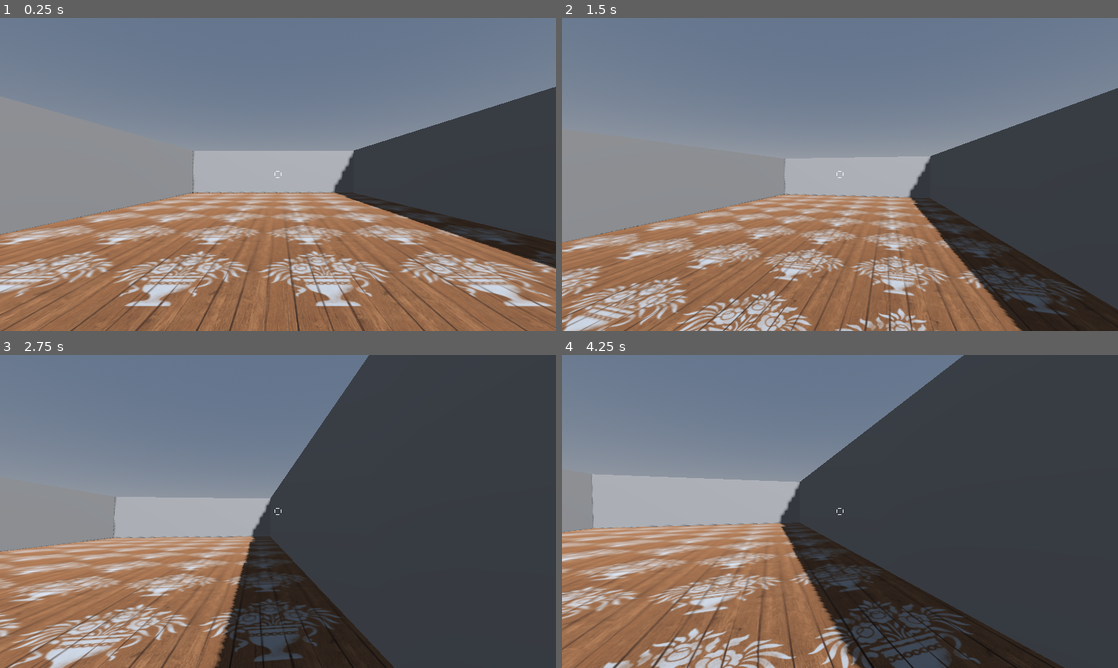
Above: before the commit, frames 1-4 (two rows, left to right).
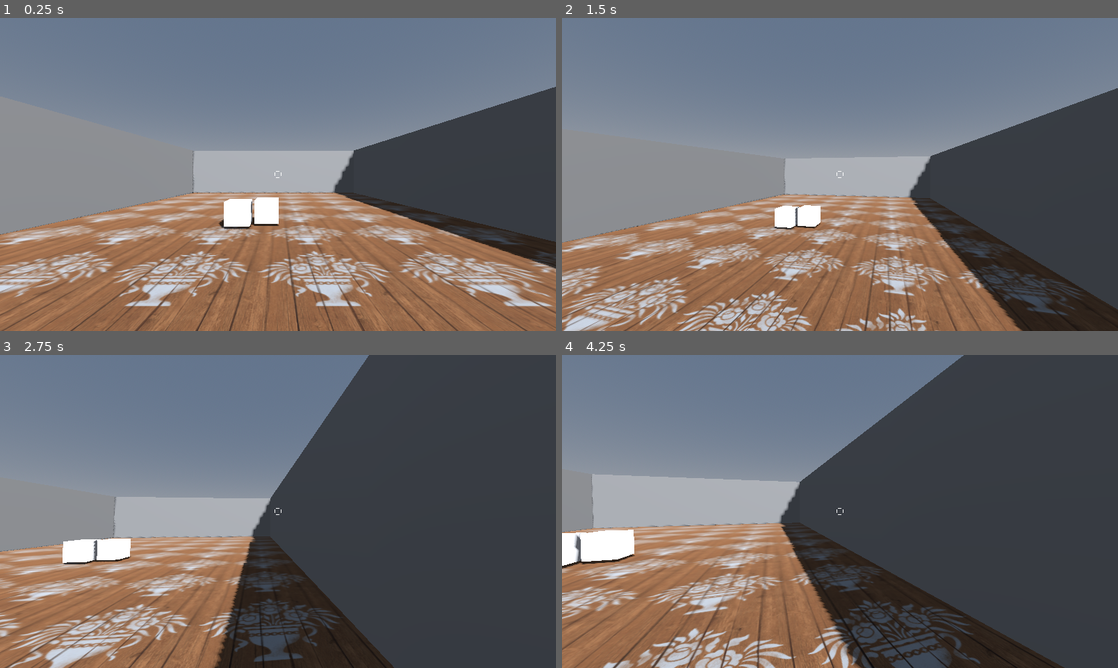
Above: after the commit, the same moments.

Repository: PetroMelnykW/StudentSimulator
Game: Godot game, scene res://scenes/main.tscn
Two runs of this game, one before a commit and one after it. Both use one fixed random seed, a clock stepped at 60 frames per second and the inputs below.
Inputs (mouse positions are in pixels of both pictures, inside the frame that each line leads up to):
- Up to frame 1 (0.25 s): no input
- Up to frame 2 (1.5 s): move the mouse to (867, 174) at 0.52 s; hold D (walk_right) 0.53-1.28 s; tap E (interact, bound only after the commit) at 0.6 s; tap Space (jump) at 0.77 s; move the mouse to (812, 174) at 1.27 s; hold S (walk_back) from 1.28 s (still down); tap Shift (run) at 1.35 s
- Up to frame 3 (2.75 s): tap Space (jump) at 1.52 s; tap E (interact, bound only after the commit) at 1.55, 2.3 s; move the mouse to (289, 505) at 2.02 s; release S (walk_back) at 2.03 s; hold D (walk_right) from 2.03 s (still down); hold W (walk_front) from 2.03 s (still down)
- Up to frame 4 (4.25 s): move the mouse to (834, 517) at 2.77 s; release W (walk_front) at 2.78 s; tap E (interact, bound only after the commit) at 2.85, 3.6 s; tap Space (jump) at 3.02, 3.77 s; move the mouse to (878, 514) at 3.52 s; release D (walk_right) at 3.53 s; hold A (walk_left) from 3.53 s (still down)

The runs differ from the first frame. In frame 1, 0.9% of the frame differs, in the area x 39-51%, y 57-68%; in frame 2, 0.6%; in frame 3, 0.9%; in frame 4, 1.3%, in the area x 0-14%, y 55-69%.

Commit message:
Created player interact system

Diff:
--- /dev/null
+++ b/materials/shader_materials/outline_shader.tres
@@ -0,0 +1,31 @@
+[gd_resource type="ShaderMaterial" load_steps=2 format=3 uid="uid://che12idocard0"]
+
+[sub_resource type="Shader" id="Shader_uy1tq"]
+resource_local_to_scene = true
+code = "shader_type spatial;
+render_mode unshaded, cull_front;
+
+uniform bool enable = true;
+uniform float outline_thickness = 0.01;
+uniform vec4 color : source_color  = vec4(0.0);
+
+void vertex() {
+	if (enable) {
+		VERTEX += normalize(VERTEX) * outline_thickness;
+	}
+}
+
+void fragment() {
+	if (enable) {
+		ALBEDO = color.rgb;
+		ALPHA = color.a;
+	}
+}"
+
+[resource]
+resource_local_to_scene = true
+render_priority = 0
+shader = SubResource("Shader_uy1tq")
+shader_parameter/enable = false
+shader_parameter/outline_thickness = 0.04
+shader_parameter/color = Color(0.529412, 0.756863, 0.901961, 1)
--- a/project.godot
+++ b/project.godot
@@ -62,8 +62,14 @@
 "events": [Object(InputEventKey,"resource_local_to_scene":false,"resource_name":"","device":-1,"window_id":0,"alt_press …(182 unchanged characters)…
 ]
 }
+interact={
+"deadzone": 0.5,
+"events": [Object(InputEventKey,"resource_local_to_scene":false,"resource_name":"","device":-1,"window_id":0,"alt_pressed":false,"shift_pressed":false,"ctrl_pressed":false,"meta_pressed":false,"pressed":false,"keycode":0,"physical_keycode":69,"key_label":0,"unicode":101,"echo":false,"script":null)
+]
+}
 
 [layer_names]
 
 3d_physics/layer_1="Enviroment"
 3d_physics/layer_2="Player"
+3d_physics/layer_3="Interactables"
--- /dev/null
+++ b/scenes/interactable_objects/test_interatable_cube.tscn
@@ -0,0 +1,51 @@
+[gd_scene load_steps=8 format=3 uid="uid://blbtngiyke8a7"]
+
+[ext_resource type="Material" uid="uid://che12idocard0" path="res://materials/shader_materials/outline_shader.tres" id="1_h4yob"]
+[ext_resource type="PackedScene" uid="uid://dsqdhouiy102q" path="res://scenes/interface_nodes/interactable.tscn" id="2_isnug"]
+
+[sub_resource type="GDScript" id="GDScript_vw6og"]
+script/source = "extends StaticBody3D
+
+@onready var meshInstance3D : MeshInstance3D = $MeshInstance3D
+
+func _on_interactable_focused() -> void:
+	meshInstance3D.mesh.surface_get_material(0).next_pass.set_shader_parameter(\"enable\", true)
+
+func _on_interactable_unfocused() -> void:
+	meshInstance3D.mesh.surface_get_material(0).next_pass.set_shader_parameter(\"enable\", false)
+
+func _on_interactable_interacted(interacter : Player) -> void:
+	print(name, \"was interacted by\" , interacter.name)
+"
+
+[sub_resource type="BoxShape3D" id="BoxShape3D_hrvwn"]
+
+[sub_resource type="StandardMaterial3D" id="StandardMaterial3D_7j7cv"]
+resource_local_to_scene = true
+next_pass = ExtResource("1_h4yob")
+
+[sub_resource type="BoxMesh" id="BoxMesh_l656n"]
+resource_local_to_scene = true
+material = SubResource("StandardMaterial3D_7j7cv")
+
+[sub_resource type="BoxShape3D" id="BoxShape3D_op3ly"]
+
+[node name="TestInteratableCube" type="StaticBody3D"]
+script = SubResource("GDScript_vw6og")
+
+[node name="CollisionShape3D" type="CollisionShape3D" parent="."]
+shape = SubResource("BoxShape3D_hrvwn")
+
+[node name="MeshInstance3D" type="MeshInstance3D" parent="."]
+mesh = SubResource("BoxMesh_l656n")
+
+[node name="Interactable" parent="." instance=ExtResource("2_isnug")]
+object_name = "TestCube"
+object_description = "Some Description"
+
+[node name="CollisionShape3D" type="CollisionShape3D" parent="Interactable"]
+shape = SubResource("BoxShape3D_op3ly")
+
+[connection signal="focused" from="Interactable" to="." method="_on_interactable_focused"]
+[connection signal="interacted" from="Interactable" to="." method="_on_interactable_interacted"]
+[connection signal="unfocused" from="Interactable" to="." method="_on_interactable_unfocused"]
--- /dev/null
+++ b/scenes/interface_nodes/interactable.tscn
@@ -0,0 +1,9 @@
+[gd_scene load_steps=2 format=3 uid="uid://dsqdhouiy102q"]
+
+[ext_resource type="Script" path="res://scripts/interface_nodes/interactable.gd" id="1_k4duq"]
+
+[node name="Interactable" type="Area3D"]
+collision_layer = 4
+collision_mask = 0
+monitoring = false
+script = ExtResource("1_k4duq")
--- a/scenes/player/player.tscn
+++ b/scenes/player/player.tscn
@@ -1,7 +1,8 @@
-[gd_scene load_steps=5 format=3 uid="uid://cn8hnpa52k4l3"]
+[gd_scene load_steps=6 format=3 uid="uid://cn8hnpa52k4l3"]
 
 [ext_resource type="Script" path="res://scripts/player/player.gd" id="1_lq20q"]
 [ext_resource type="Script" path="res://scripts/player/camera_control.gd" id="2_cd6t1"]
+[ext_resource type="Script" path="res://scripts/player/interact_ray.gd" id="3_8x4dw"]
 [ext_resource type="PackedScene" uid="uid://dkpt0qjfyyp54" path="res://scenes/ui/player_ui.tscn" id="3_hthig"]
 
 [sub_resource type="CapsuleShape3D" id="CapsuleShape3D_rme7s"]
@@ -21,6 +22,19 @@
 transform = Transform3D(1, 0, 0, 0, 1, 0, 0, 0, 1, 0, 0.7, 0)
 script = ExtResource("2_cd6t1")
 
+[node name="InteractRay" type="RayCast3D" parent="PlayerCamera" node_paths=PackedStringArray("_player", "_name_panel", "_name_label", "_description_panel", "_description_label", "_interact_button_tip")]
+target_position = Vector3(0, 0, -4)
+collision_mask = 4
+collide_with_areas = true
+collide_with_bodies = false
+script = ExtResource("3_8x4dw")
+_player = NodePath("../..")
+_name_panel = NodePath("../../PlayerUI/InteractableInfoUI/NamePanel")
+_name_label = NodePath("../../PlayerUI/InteractableInfoUI/NamePanel/Label")
+_description_panel = NodePath("../../PlayerUI/InteractableInfoUI/DescriptionPanel")
+_description_label = NodePath("../../PlayerUI/InteractableInfoUI/DescriptionPanel/Label")
+_interact_button_tip = NodePath("../../PlayerUI/InteractableInfoUI/InteractButtonTipPanel")
+
 [node name="GroundedRay" type="RayCast3D" parent="."]
 target_position = Vector3(0, -1.5, 0)
 
--- a/scenes/rooms/test_room.tscn
+++ b/scenes/rooms/test_room.tscn
@@ -1,8 +1,9 @@
-[gd_scene load_steps=15 format=3 uid="uid://dij6ajyuubjvp"]
+[gd_scene load_steps=24 format=3 uid="uid://dij6ajyuubjvp"]
 
 [ext_resource type="Texture2D" uid="uid://c7kmts7di2dwg" path="res://assets/textures/floor/test_floor_texture.jpg" id="1_h5ntv"]
 [ext_resource type="PackedScene" uid="uid://cn8hnpa52k4l3" path="res://scenes/player/player.tscn" id="1_k0plw"]
 [ext_resource type="PhysicsMaterial" uid="uid://cplha4jwcmqqx" path="res://materials/physics_materials/enviroment/wall_physics_material.tres" id="2_d2o12"]
+[ext_resource type="PackedScene" uid="uid://blbtngiyke8a7" path="res://scenes/interactable_objects/test_interatable_cube.tscn" id="4_nfl2v"]
 
 [sub_resource type="StandardMaterial3D" id="StandardMaterial3D_c8bog"]
 albedo_texture = ExtResource("1_h5ntv")
@@ -38,6 +39,82 @@
 
 [sub_resource type="BoxShape3D" id="BoxShape3D_xxvja"]
 size = Vector3(19, 5, 1)
+
+[sub_resource type="Shader" id="Shader_ky8rk"]
+resource_local_to_scene = true
+code = "shader_type spatial;
+render_mode unshaded, cull_front;
+
+uniform bool enable = true;
+uniform float outline_thickness = 0.01;
+uniform vec4 color : source_color  = vec4(0.0);
+
+void vertex() {
+	if (enable) {
+		VERTEX += normalize(VERTEX) * outline_thickness;
+	}
+}
+
+void fragment() {
+	if (enable) {
+		ALBEDO = color.rgb;
+		ALPHA = color.a;
+	}
+}"
+
+[sub_resource type="ShaderMaterial" id="ShaderMaterial_hmv6a"]
+resource_local_to_scene = true
+render_priority = 0
+shader = SubResource("Shader_ky8rk")
+shader_parameter/enable = false
+shader_parameter/outline_thickness = 0.04
+shader_parameter/color = Color(0.529412, 0.756863, 0.901961, 1)
+
+[sub_resource type="StandardMaterial3D" id="StandardMaterial3D_ahd1m"]
+resource_local_to_scene = true
+next_pass = SubResource("ShaderMaterial_hmv6a")
+
+[sub_resource type="BoxMesh" id="BoxMesh_67eon"]
+resource_local_to_scene = true
+material = SubResource("StandardMaterial3D_ahd1m")
+
+[sub_resource type="Shader" id="Shader_ujuwr"]
+resource_local_to_scene = true
+code = "shader_type spatial;
+render_mode unshaded, cull_front;
+
+uniform bool enable = true;
+uniform float outline_thickness = 0.01;
+uniform vec4 color : source_color  = vec4(0.0);
+
+void vertex() {
+	if (enable) {
+		VERTEX += normalize(VERTEX) * outline_thickness;
+	}
+}
+
+void fragment() {
+	if (enable) {
+		ALBEDO = color.rgb;
+		ALPHA = color.a;
+	}
+}"
+
+[sub_resource type="ShaderMaterial" id="ShaderMaterial_xqak3"]
+resource_local_to_scene = true
+render_priority = 0
+shader = SubResource("Shader_ujuwr")
+shader_parameter/enable = false
+shader_parameter/outline_thickness = 0.04
+shader_parameter/color = Color(0.529412, 0.756863, 0.901961, 1)
+
+[sub_resource type="StandardMaterial3D" id="StandardMaterial3D_0ils0"]
+resource_local_to_scene = true
+next_pass = SubResource("ShaderMaterial_xqak3")
+
+[sub_resource type="BoxMesh" id="BoxMesh_c2xf2"]
+resource_local_to_scene = true
+material = SubResource("StandardMaterial3D_0ils0")
 
 [node name="TestRoom" type="Node3D"]
 
@@ -96,3 +173,27 @@
 
 [node name="Player" parent="." instance=ExtResource("1_k0plw")]
 transform = Transform3D(1, 0, 0, 0, 1, 0, 0, 0, 1, 0.54682, 1.75709, 0.0787112)
+
+[node name="TestInteratableCube" parent="." instance=ExtResource("4_nfl2v")]
+transform = Transform3D(1, 0, 0, 0, 1, 0, 0, 0, 1, 0.0634172, 0.58944, -9.02727)
+
+[node name="MeshInstance3D" parent="TestInteratableCube" index="1"]
+mesh = SubResource("BoxMesh_67eon")
+
+[node name="Interactable" parent="TestInteratableCube" index="2"]
+is_can_interacted = false
+
+[node name="TestInteratableCube2" parent="." instance=ExtResource("4_nfl2v")]
+transform = Transform3D(1, 0, 0, 0, 1, 0, 0, 0, 1, -1.09884, 0.58944, -8.53883)
+
+[node name="MeshInstance3D" parent="TestInteratableCube2" index="1"]
+mesh = SubResource("BoxMesh_c2xf2")
+
+[node name="Interactable" parent="TestInteratableCube2" index="2"]
+is_can_interacted = false
+is_show_name_info = false
+object_name = "TestCube2"
+object_description = "Some Description 22"
+
+[editable path="TestInteratableCube"]
+[editable path="TestInteratableCube2"]
--- /dev/null
+++ b/scenes/ui/interactable_info_ui.tscn
@@ -0,0 +1,63 @@
+[gd_scene format=3 uid="uid://dov5i3renx7ay"]
+
+[node name="InteractableInfoUI" type="Control"]
+layout_mode = 3
+anchors_preset = 15
+anchor_right = 1.0
+anchor_bottom = 1.0
+grow_horizontal = 2
+grow_vertical = 2
+
+[node name="DescriptionPanel" type="ColorRect" parent="."]
+visible = false
+custom_minimum_size = Vector2(300, 70)
+layout_mode = 2
+offset_left = 490.0
+offset_top = 15.0
+offset_right = 790.0
+offset_bottom = 85.0
+color = Color(0.345098, 0.345098, 0.345098, 0.588235)
+
+[node name="Label" type="Label" parent="DescriptionPanel"]
+layout_mode = 0
+offset_right = 300.0
+offset_bottom = 70.0
+text = "Description
+"
+horizontal_alignment = 1
+vertical_alignment = 1
+
+[node name="NamePanel" type="ColorRect" parent="."]
+visible = false
+custom_minimum_size = Vector2(120, 30)
+layout_mode = 2
+offset_left = 580.0
+offset_top = 300.0
+offset_right = 700.0
+offset_bottom = 330.0
+color = Color(0.345098, 0.345098, 0.345098, 0.588235)
+
+[node name="Label" type="Label" parent="NamePanel"]
+offset_right = 120.0
+offset_bottom = 30.0
+text = "Name"
+horizontal_alignment = 1
+vertical_alignment = 1
+
+[node name="InteractButtonTipPanel" type="ColorRect" parent="."]
+visible = false
+custom_minimum_size = Vector2(180, 30)
+layout_mode = 2
+offset_left = 550.0
+offset_top = 650.0
+offset_right = 730.0
+offset_bottom = 700.0
+color = Color(0.345098, 0.345098, 0.345098, 0.588235)
+
+[node name="Label" type="Label" parent="InteractButtonTipPanel"]
+offset_right = 180.0
+offset_bottom = 49.0
+text = "Press \"E\" to interact"
+horizontal_alignment = 1
+vertical_alignment = 1
+metadata/_edit_lock_ = true
--- a/scenes/ui/player_ui.tscn
+++ b/scenes/ui/player_ui.tscn
@@ -1,7 +1,10 @@
-[gd_scene load_steps=2 format=3 uid="uid://dkpt0qjfyyp54"]
+[gd_scene load_steps=3 format=3 uid="uid://dkpt0qjfyyp54"]
 
 [ext_resource type="PackedScene" uid="uid://rkdmcnpo1yah" path="res://scenes/ui/player_crosshair_ui.tscn" id="1_dy3lw"]
+[ext_resource type="PackedScene" uid="uid://dov5i3renx7ay" path="res://scenes/ui/interactable_info_ui.tscn" id="2_w3dm8"]
 
 [node name="PlayerUI" type="CanvasLayer"]
 
 [node name="PlayerCrosshairUI" parent="." instance=ExtResource("1_dy3lw")]
+
+[node name="InteractableInfoUI" parent="." instance=ExtResource("2_w3dm8")]
--- /dev/null
+++ b/scripts/interface_nodes/interactable.gd
@@ -0,0 +1,22 @@
+class_name Interactable
+extends Area3D
+
+signal focused
+signal unfocused
+signal interacted(interacter : Player)
+
+@export_category("ObjectInfo")
+@export var is_can_interacted : bool = true
+@export var is_show_name_info : bool = true
+@export var is_show_description_info : bool = true
+@export var object_name : String = ""
+@export_multiline var object_description : String = ""
+
+func focus() -> void:
+	focused.emit()
+
+func unfocus() -> void:
+	unfocused.emit()
+
+func interact(interacter : Player) -> void:
+	interacted.emit(interacter)
--- /dev/null
+++ b/scripts/player/interact_ray.gd
@@ -0,0 +1,55 @@
+extends RayCast3D
+
+@export_category("Dependencies")
+@export var _player : Player
+@export var _name_panel : Control
+@export var _name_label : Label
+@export var _description_panel : Control
+@export var _description_label : Label
+@export var _interact_button_tip : Control
+
+var _last_interactable_object : Interactable = null
+
+func _process(_delta):
+	_apply_ray();
+	_check_inputs();
+
+func _apply_ray() -> void:
+	var interactable_object : Interactable = get_collider()
+
+	#ui
+	if interactable_object != null:
+		if _interact_button_tip:
+			_interact_button_tip.visible = interactable_object.is_can_interacted
+
+		if _name_panel:
+			_name_panel.visible = interactable_object.is_show_name_info
+			if _name_label:
+				_name_label.text = interactable_object.object_name
+
+		if _description_panel:
+			_description_panel.visible = interactable_object.is_show_description_info
+			if _description_label:
+				_description_label.text = interactable_object.object_description
+	else:
+		if _interact_button_tip:
+			_interact_button_tip.visible = false
+		if _name_panel:
+			_name_panel.visible = false
+		if _description_panel:
+			_description_panel.visible = false
+
+	#outline
+	if interactable_object != _last_interactable_object:
+		if _last_interactable_object != null:
+			_last_interactable_object.unfocus()
+
+		if interactable_object != null:
+			interactable_object.focus()
+
+		_last_interactable_object = interactable_object
+
+func _check_inputs() -> void:
+	if Input.is_action_just_pressed("interact"):
+		if _last_interactable_object != null and _last_interactable_object.is_can_interacted:
+			_last_interactable_object.interact(_player)
